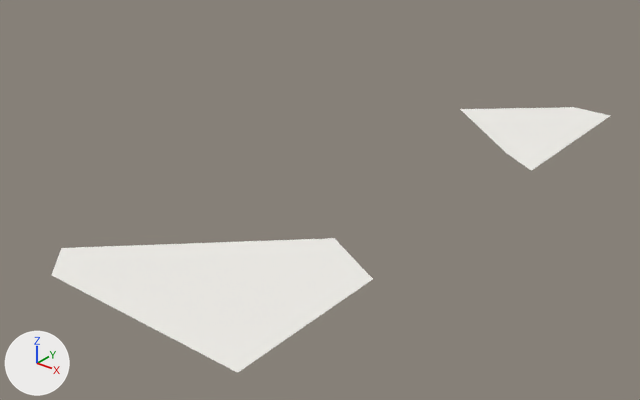
One commit to the glTF model white-model-six-districts/chunks/108_117_mid.glb: the scene before it, then after it.
Both versions are drawn from a camera (50 mm lens) standing at (-5227.0, -8272.0, 302.0) and looking at (-5689.0, -7694.0, -56.0). Every picture has the same lights, and +X, +Y and +Z are marked at lower left. The older version comes first. Vertices at exactly the same position are counted once.

The scene before the commit, as lines of its bpy script (objects in view):
```python
me_mesh_0 = bpy.data.meshes.new('Mesh_0')
me_mesh_0.from_pydata(...)  # 11 vertices, 7 faces; spans x -5685.0..-5500.0, y -8000.0..-7500.0, z 14.0..15.0
me_mesh_0.materials.append(mat_material_0)
ob_mesh_0 = bpy.data.objects.new('Mesh_0', me_mesh_0)
ob_mesh_0.location = (0.0, 0.0, 0.0)
```
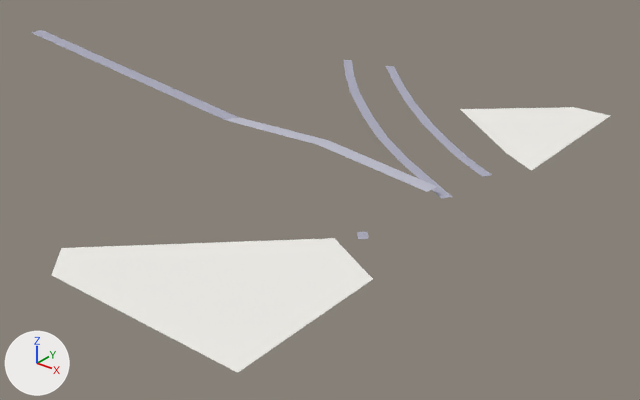
Where the change shows, as pixel boxes (x1, y1, x2, y2) in the pictures (640 x 400 px):
'Mesh_0', reshaped (29% taller): before (52, 107, 610, 373); after (31, 30, 610, 373)
part 1 of me_mesh_0, added: after (31, 30, 492, 199)
part 2 of me_mesh_0, added: after (357, 232, 369, 239)

What the commit changed:
me_mesh_0 is used by ob_mesh_0; location (0.0, 0.0, 0.0).
Verts and faces of me_mesh_0; kept vertices keep their numbers, new ones are numbered from 11.
me_mesh_0 had 11 vertices, 7 faces and spanned x -5685.0..-5500.0, y -8000.0..-7500.0, z 14.0..15.0.
me_mesh_0 now has 91 vertices, 47 faces and spans x -6138.0..-5500.0, y -8000.0..-7500.0, z 14.0..29.0.
Part 1, on me_mesh_0:
46 vertices are added at x -6138.0..-5517.0, y -7773.0..-7525.0, z 15.0..29.0.
8 new vertices lie (1.0, 9.0, 0.0) away from vertices in x -6138.0..-5644.0, y -7753.0..-7674.0, z 15.0..29.0.
7 new vertices lie (5.0, 8.0, 0.0) away from vertices in x -5586.0..-5517.0, y -7764.0..-7669.0, z 22.0.
5 new vertices lie (7.0, 6.0, 0.0) away from vertices in x -5784.0..-5713.0, y -7617.0..-7525.0, z 21.0..22.0.
5 new vertices lie (6.0, 7.0, 0.0) away from vertices in x -5666.0..-5614.0, y -7696.0..-7609.0, z 22.0.
5 new vertices lie (6.0, 6.0, 0.0) away from vertices in x -5713.0..-5654.0, y -7661.0..-7574.0, z 22.0.
38 new faces join them.
Part 2, on me_mesh_0:
New vertex 79 is at (-5538.0, -7843.0, 22.0), pixel (356, 231).
New vertex 80 is at (-5531.0, -7851.0, 22.0), pixel (358, 239).
New vertex 81 is at (-5526.0, -7846.0, 22.0), pixel (368, 238).
New vertex 82 is at (-5533.0, -7838.0, 22.0), pixel (367, 231).
New faces: (79, 80, 81), (79, 81, 82).
